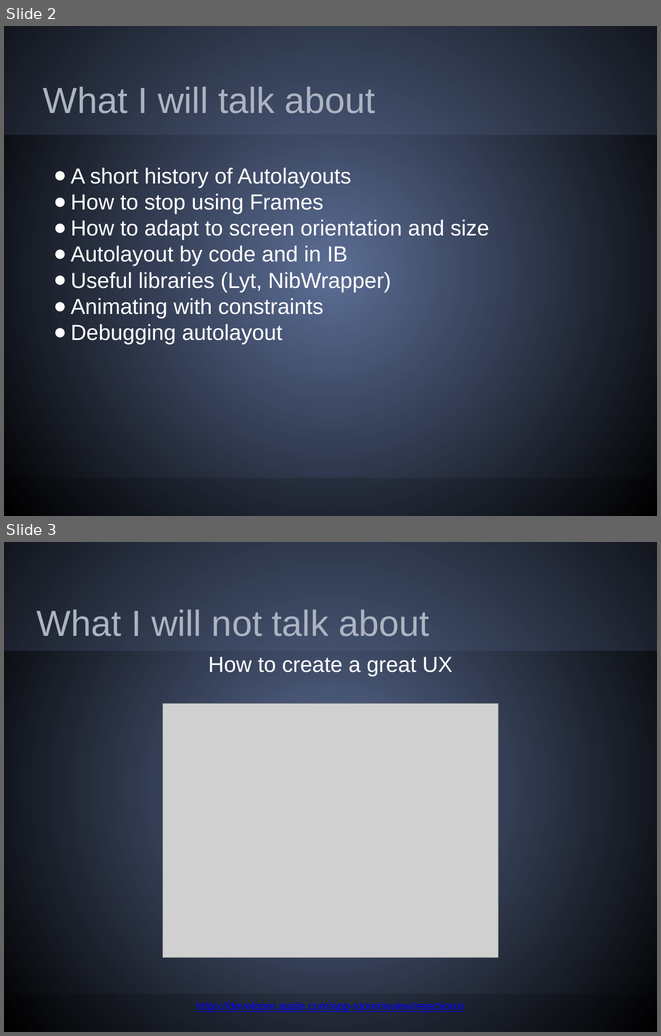
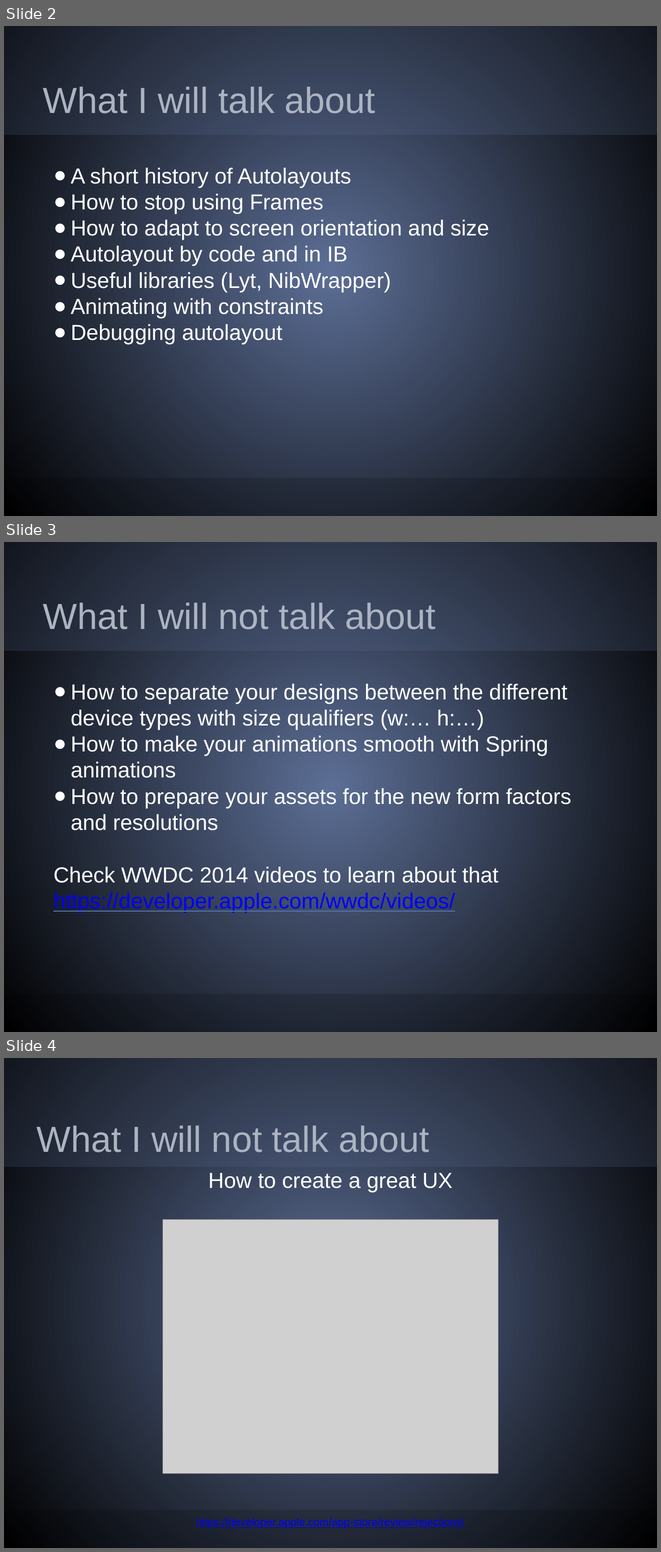
Before and after one commit to mobiosis/NSSpain-autolayout-test, a slide deck: docs/Autolayout experience 2.pptx. Shown one above the other, each under a label of ours: slides 2 and 3 before the commit, slides 2, 3 and 4 after it. The pictures are 661x1036 and 661x1552 pixels, drawn with LibreOffice and Linux fonts; fonts in the diff are those of the drawing; grey boxes stand for pictures. Boxes give left, top, right and bottom in pixels: in the first picture for what was removed or moved away, otherwise in the second. Text is boxed around its words. In the diff, an @@ line names an element or a change of style, - is before the commit and + after.

Commit message:
added a slide about omitted topics

```diff
--- a/docs/Autolayout experience 2.pptx
+++ b/docs/Autolayout experience 2.pptx
@@ slide 3 added at (4,542,657,1032), background gradient #5C6E95 to #000000; not listed: 2 template elements that a slide beside it also shows @@
@@ title added at (43,602,436,629), 40 pt, text #ACB4C2 @@
+What I will not talk about
@@ text added at (53,684,571,912), 24 pt, text #FFFFFF @@
+● How to separate your designs between the different device types with size qualifiers (w:… h:…)
+● How to make your animations smooth with Spring animations
+● How to prepare your assets for the new form factors and resolutions
+Check WWDC 2014 videos to learn about that
+https://developer.apple.com/wwdc/videos/
@@ what was slide 3 is now slide 4 @@
```
Also in this commit, not shown: 4 other files.
